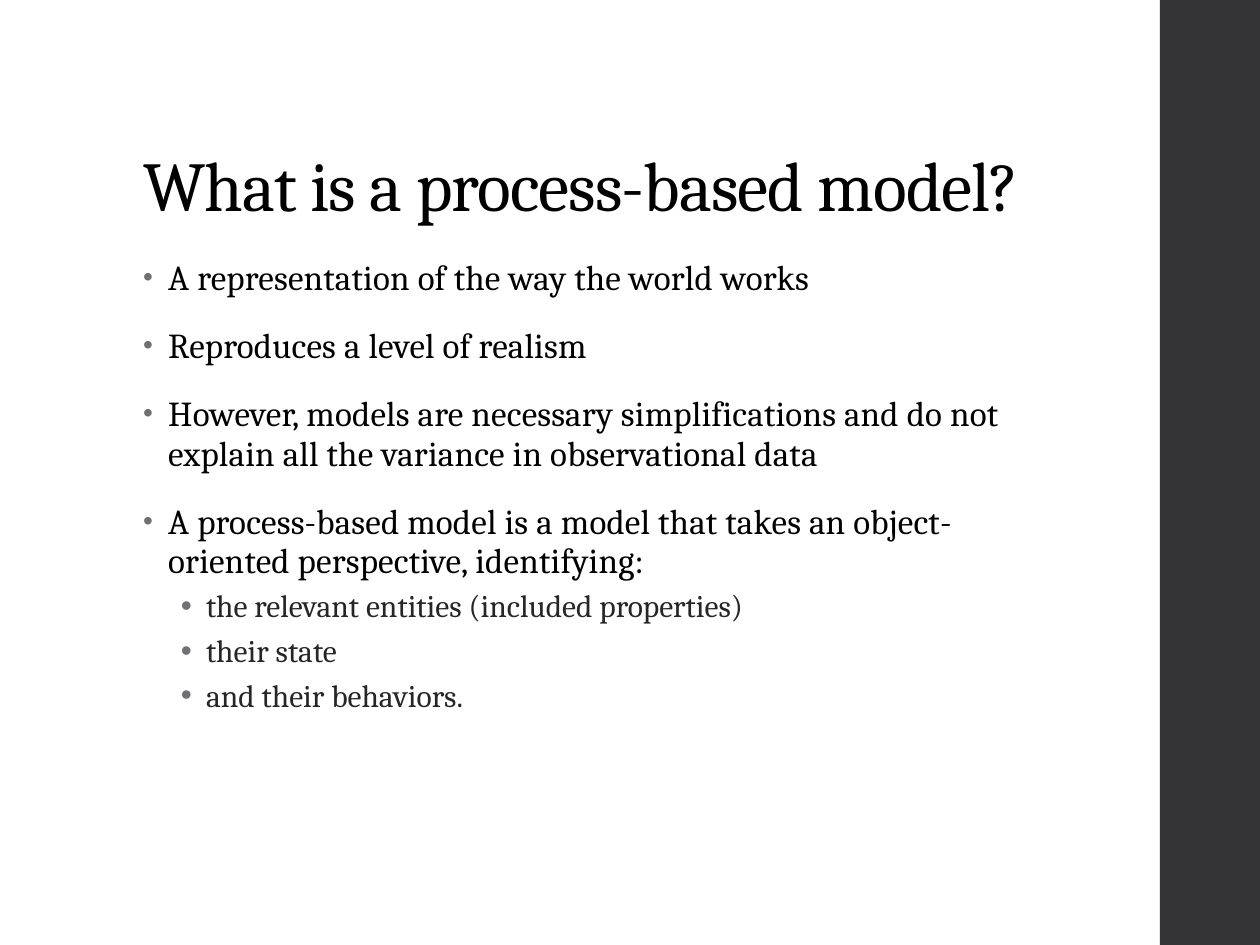
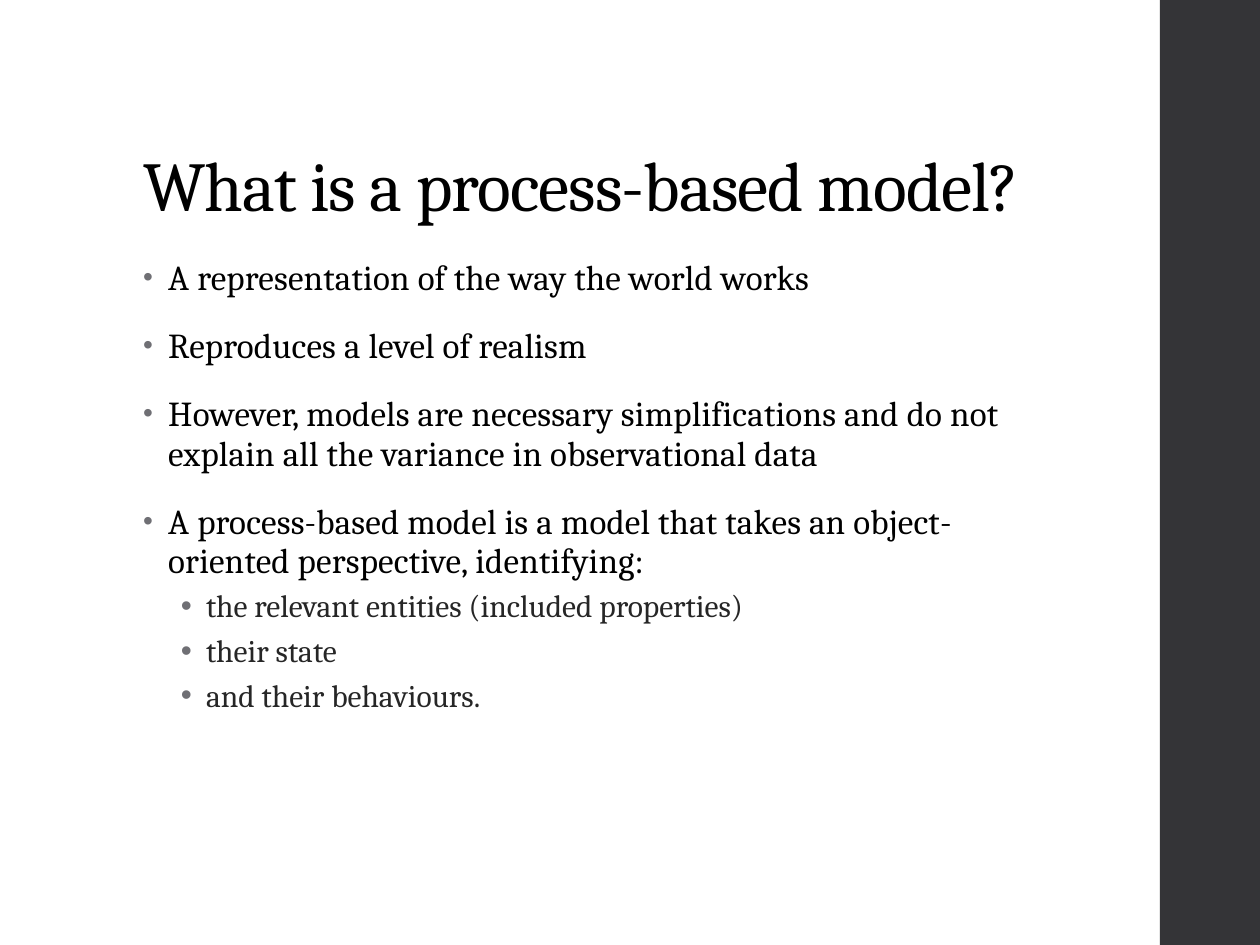
Before and after one commit to camilleminaudo/oxygen-model-students, a slide deck: slide 3 of 20221222_Building a process-based model, from scratch.pptx. Drawn at 1260x945 pixels with LibreOffice and Linux fonts; fonts in the diff are those of the drawing. Boxes give left, top, right and bottom in pixels: in the first picture for what was removed or moved away, otherwise in the second. Text is boxed around its words. In the diff, an @@ line names an element or a change of style, - is before the commit and + after.

```diff
--- a/20221222_Building a process-based model, from scratch.pptx
+++ b/20221222_Building a process-based model, from scratch.pptx
@@ text at (x1=206, y1=685, x2=480, y2=708): text changed @@
-  • and their behaviors.
+  • and their behaviours.
```
Also in this commit, not shown: 3 other slides changed, 1 slide added.
